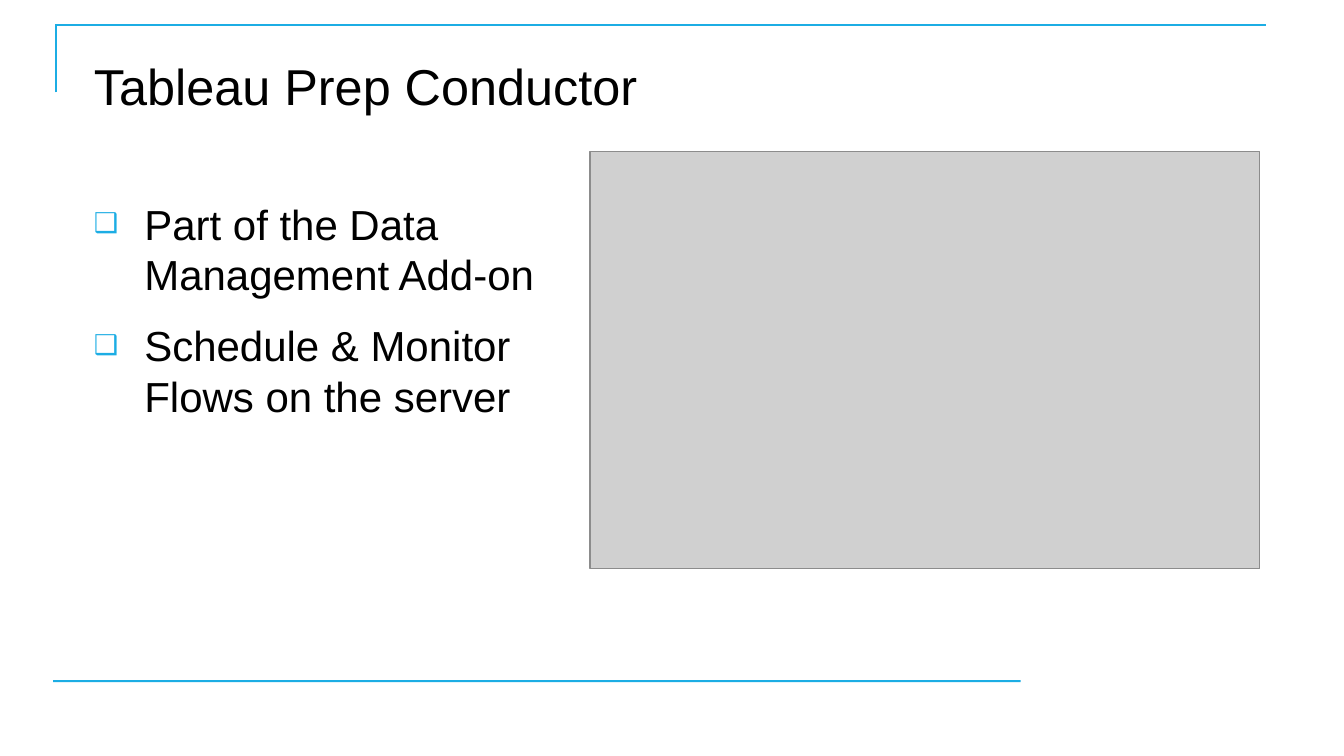
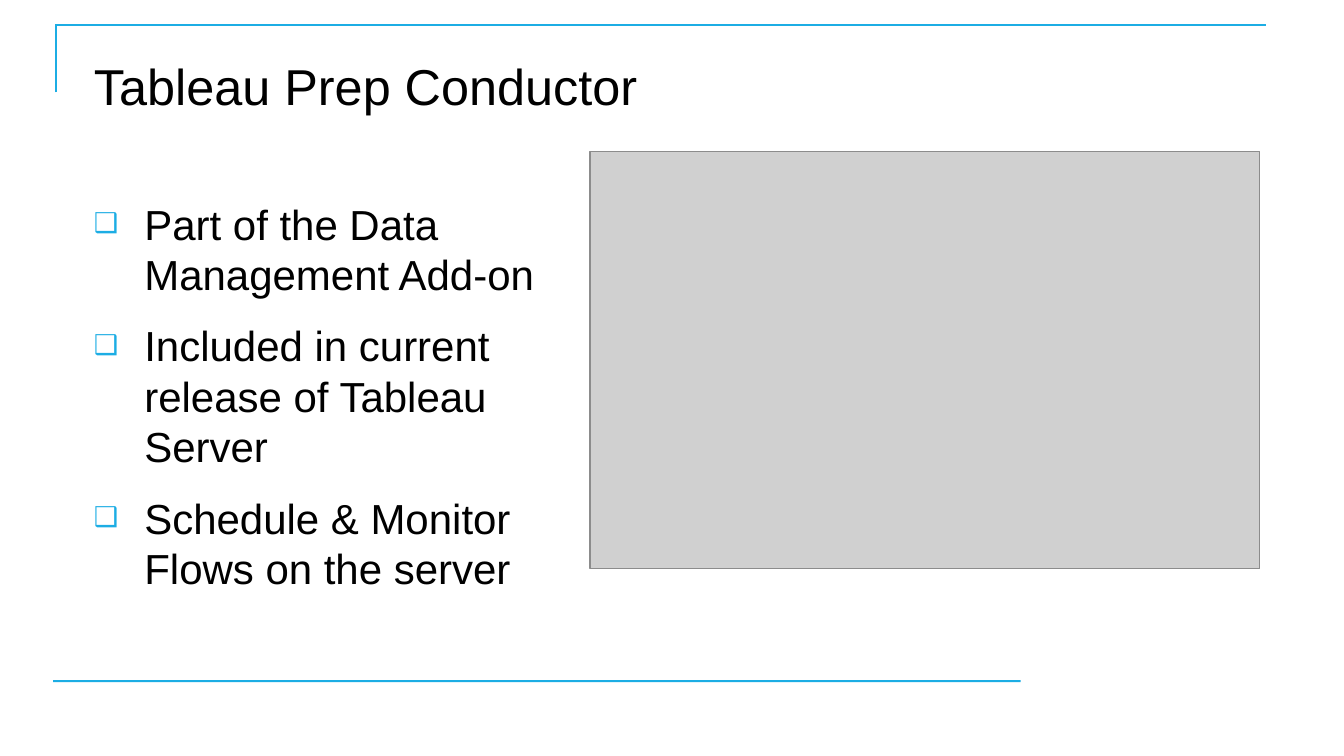
Before and after one commit to CostelloTechnicalConsulting/XTBP10---Tableau-Prep-Introduction, a slide deck: slide 105 of ppt/TableauPrepBuilderIntroV1_2.pptx (slide 102 before the commit). Drawn at 1344x756 pixels with LibreOffice and Linux fonts; fonts in the diff are those of the drawing; grey boxes stand for pictures; background and template pictures are left out. Boxes give left, top, right and bottom in pixels: in the first picture for what was removed or moved away, otherwise in the second. Text is boxed around its words. In the diff, an @@ line names an element or a change of style, - is before the commit and + after.

```diff
--- a/ppt/TableauPrepBuilderIntroV1_2.pptx
+++ b/ppt/TableauPrepBuilderIntroV1_2.pptx
@@ text at <box>144,330,490,463</box>: paragraph added @@
+❑ Included in current release of Tableau Server
```
Also in this commit, not shown: 10 other slides changed, 6 slides added, 2 other files.
